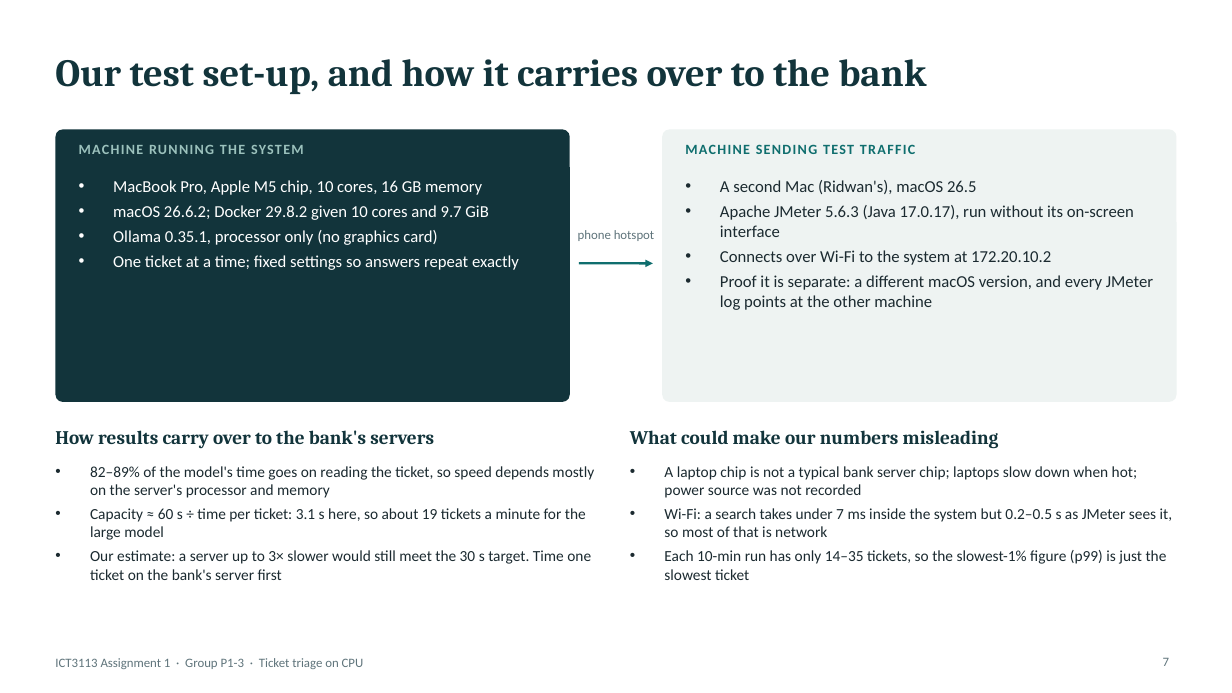
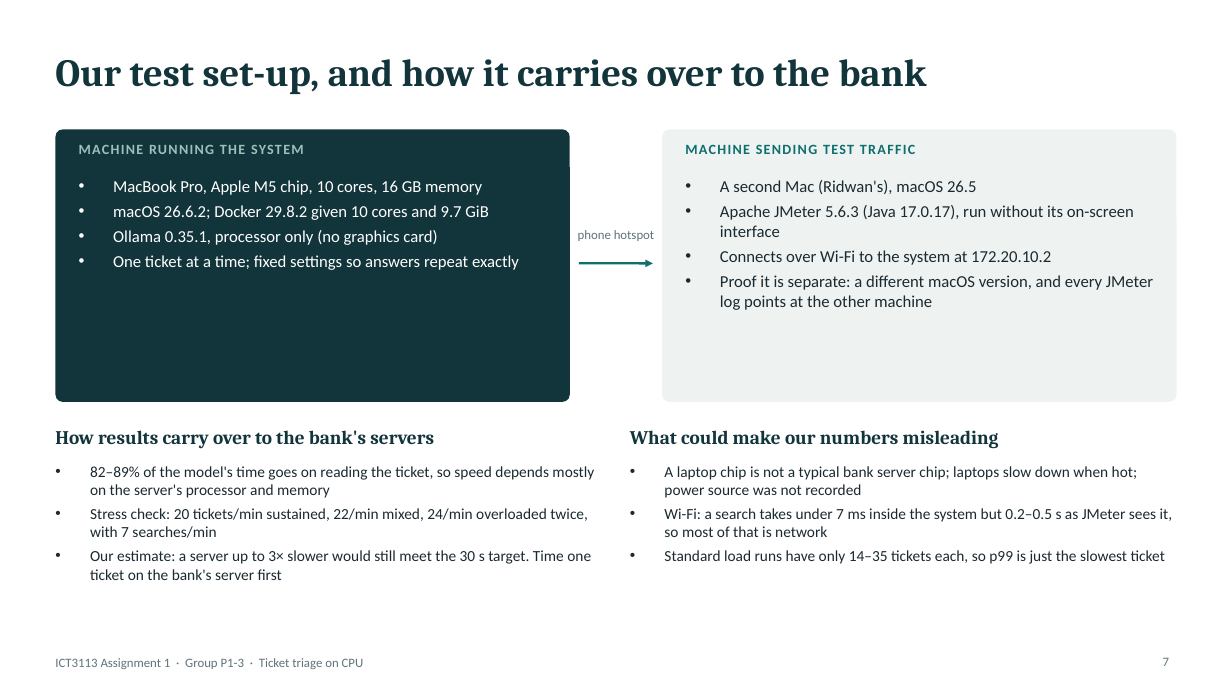
Before and after one commit to asdafsafas/ICT3113_A1_P1-3, a slide deck: slide 7 of slides/Group03.pptx. Drawn at 1232x693 pixels with LibreOffice and Linux fonts; fonts in the diff are those of the drawing. Boxes give left, top, right and bottom in pixels: in the first picture for what was removed or moved away, otherwise in the second. Text is boxed around its words. In the diff, an @@ line names an element or a change of style, - is before the commit and + after.

Commit message:
Update slides with verified adaptive stress results

```diff
--- a/slides/Group03.pptx
+++ b/slides/Group03.pptx
@@ text at (90, 508, 588, 538): text changed @@
-• Capacity ≈ 60 s ÷ time per ticket: 3.1 s here, so about 19 tickets a minute for the large model
+• Stress check: 20 tickets/min sustained, 22/min mixed, 24/min overloaded twice, with 7 searches/min
@@ text at (664, 550, 1165, 564): text changed @@
-• Each 10-min run has only 14–35 tickets, so the slowest-1% figure (p99) is just the slowest ticket
+• Standard load runs have only 14–35 tickets each, so p99 is just the slowest ticket
```
Also in this commit, not shown: 3 other slides changed, 3 other files.
